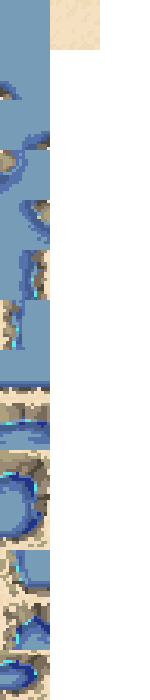
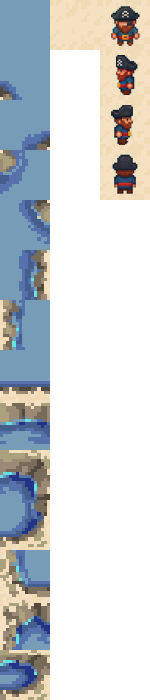
Two versions of the same layered image (150×700). Layer-by-layer changes:
added layer "Ebene 21" above "Ebene 20" over [112, 154, 138, 194]
added layer "Ebene 20" above "Ebene 19" over [111, 105, 133, 145]
added layer "Ebene 19" above "Ebene 18" over [116, 55, 138, 95]
added layer "Ebene 18" above "Farbton/Sättigung 1" over [111, 6, 140, 46]
added layer "Sand dunkel Kopie 5" above "Sand dunkel Kopie 4" over [100, 150, 150, 200]
added layer "Sand dunkel Kopie 4" above "Sand dunkel Kopie 3" over [100, 100, 150, 150]
added layer "Sand dunkel Kopie 3" above "Sand dunkel Kopie 2" over [100, 50, 150, 100]
added layer "Sand dunkel Kopie 2" above "Sand dunkel" over [100, 0, 150, 50]
